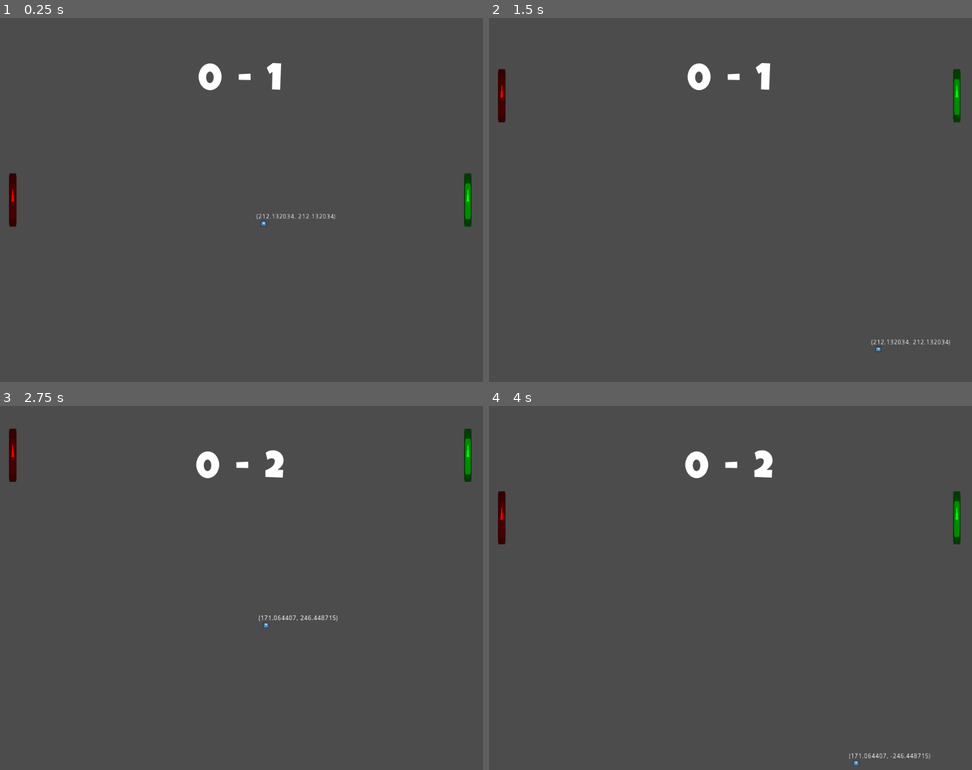
Above: before the commit, frames 1-4 (two rows, left to right).
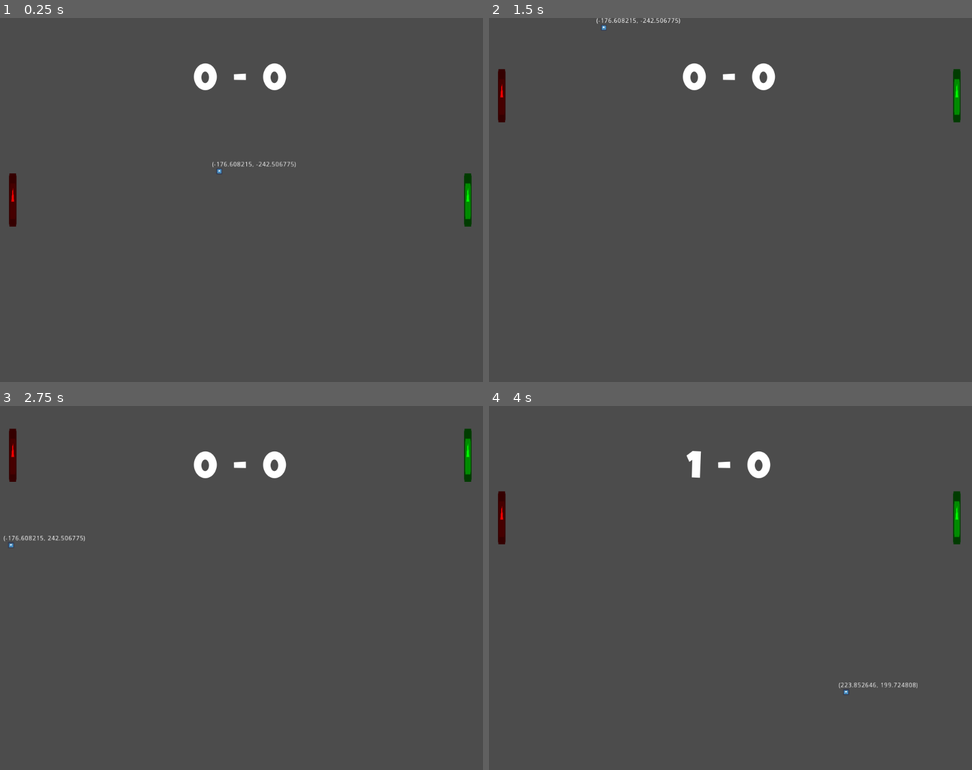
Above: after the commit, the same moments.

Repository: lpabion/pong-revival
Game: Godot game, scene res://main/Main.tscn
Same seed, same stepped clock (60 frames per second), same inputs: the game is played once before the commit and once after it. The engine's default icon, where the game draws it, is replaced by a stand-in: a white triangle on a blue panel in a dark square.
Inputs:
- Up to frame 1 (0.25 s): no input
- Up to frame 2 (1.5 s): hold Up (ui_up) 0.53-1.28 s; hold Down (ui_down) from 1.28 s (still down)
- Up to frame 3 (2.75 s): release Down (ui_down) at 2.03 s; hold Up (ui_up) from 2.03 s (still down)
- Up to frame 4 (4 s): release Up (ui_up) at 3.53 s; hold Down (ui_down) from 3.53 s (still down)

The runs differ from the first frame. In frame 1, 0.7% of the frame differs, in the area x 40-70%, y 12-57%; in frame 2, 0.7%; in frame 3, 0.6%; in frame 4, 0.7%, in the area x 40-92%, y 12-99%.

Commit message:
fixed score bug

Diff:
--- a/Main.gd
+++ b/Main.gd
@@ -3,6 +3,7 @@
 var score := [0, 0]
 var Racket := preload("res://racket/racket.tscn")
 var Goal := preload("res://goal/Goal.tscn")
+var _screen_size := Vector2.ZERO
 
 
 func _init():
@@ -10,6 +11,7 @@
 
 
 func _ready():
+    _screen_size = get_viewport_rect().size
     spawn_rackets()
     spawn_walls()
 
@@ -17,22 +19,24 @@
 func spawn_walls():
     var top_wall := StaticBody2D.new()
     var top_wall_poly := CollisionPolygon2D.new()
-    top_wall_poly.polygon = PoolVector2Array([Vector2(0, 0), Vector2(0, -16), Vector2(1024, -16), Vector2(1024, 0)])
+    top_wall_poly.polygon = PoolVector2Array([Vector2(0, 0), Vector2(0, -16), Vector2(_screen_size.x, -16), Vector2(_screen_size.x, 0)])
     top_wall.add_child(top_wall_poly)
+    top_wall.name = "top_wall"
     self.add_child(top_wall)
 
     var bottom_wall := StaticBody2D.new()
     var bottom_wall_poly := CollisionPolygon2D.new()
-    bottom_wall_poly.polygon = PoolVector2Array([Vector2(0, 768), Vector2(1024, 768), Vector2(1024, 768), Vector2(0, 768)])
+    bottom_wall_poly.polygon = PoolVector2Array([Vector2(0, _screen_size.y), Vector2(_screen_size.x, _screen_size.y), Vector2(_screen_size.x, 768), Vector2(0, _screen_size.y)])
     bottom_wall.add_child(bottom_wall_poly)
+    bottom_wall.name = "borrom_wall"
     self.add_child(bottom_wall)
 
 
 func spawn_rackets():
     var player_racket := Racket.instance()
-    player_racket.initialize(Vector2(32, 384), Color(1, 0, 0))
+    player_racket.initialize(Vector2(32, _screen_size.y / 2), Color(1, 0, 0))
     self.add_child(player_racket)
 
     var ai_racket := Racket.instance()
-    ai_racket.initialize(Vector2(992, 384), Color(0, 1, 0))
+    ai_racket.initialize(Vector2(992, _screen_size.y / 2), Color(0, 1, 0))
     self.add_child(ai_racket)
--- a/ball/ball.gd
+++ b/ball/ball.gd
@@ -1,6 +1,7 @@
 extends KinematicBody2D
 
-var initial_position := Vector2(1024 / 2, 768 / 2)
+var _screen_size := Vector2.ZERO
+var initial_position := Vector2.ZERO
 var initial_ball_speed := 300
 var ball_speed := initial_ball_speed
 var hit_counter := 0
@@ -10,46 +11,39 @@
 
 
 func _ready():
+    _screen_size = get_viewport_rect().size
+    initial_position = Vector2(_screen_size.x / 2, _screen_size.y / 2)
     position = initial_position
     starting_velocity = get_initial_ball_velocity()
     ball_velocity = starting_velocity.normalized() * ball_speed
 
 
-func random_number(min_val: int, max_val: int) -> int:
-    var value := randi() % (max_val - min_val + 1) + min_val
+func random_number(min_val: float, max_val: float) -> float:
+    var value := rand_range(min_val, max_val)
     return value
 
 
 func get_initial_ball_velocity() -> Vector2:
-    var x_flip_coin := random_number(-1, 1)
+    var x_flip_coin := random_number(-1.0, 1.0)
 
     if x_flip_coin < 0:
         x_flip_coin = -1
     else:
         x_flip_coin = 1
 
-    return Vector2(random_number(100,200), random_number(100, 200)) * x_flip_coin
+    return Vector2(int(random_number(100.0,200.0)), int(random_number(100.0, 200.0))) * x_flip_coin
 
 
 func _physics_process(delta):
     $ball_stats.text = str(ball_velocity)
-
     var collision := move_and_collide(ball_velocity * delta)
 
     if collision:
         ball_velocity = ball_velocity.bounce(collision.normal)
         if collision.collider.is_in_group("rackets"):
-            var y := ball_velocity.y / 2 +  collision.collider_velocity.y
+            var y := ball_velocity.y / 3 +  collision.collider_velocity.y
             hit_counter += 1
             ball_velocity = Vector2(ball_velocity.x, y).normalized() * (ball_speed + hit_counter * speed_bonus_hit_counter)
-
-#    if position.x > 1024:
-#        get_parent().score[0] += 1
-#        reset()
-#
-#    if position.x < 0:
-#       get_parent().score[1] += 1
-#       reset()
 
 
 func reset():
@@ -60,12 +54,10 @@
 
 
 func _on_left_goal_body_entered(body: Node) -> void:
-    print("goal left")
     get_parent().score[0] += 1
     reset()
 
 
 func _on_right_goal_body_entered(body: Node) -> void:
-    print("goal right")
     get_parent().score[1] += 1
     reset()
--- a/goal/Goal.gd
+++ b/goal/Goal.gd
@@ -1,4 +1,6 @@
 extends Area2D
+
+class_name Goal
 
 const SHAPE_WIDTH := 16
 const ROTATION_ANGLE := 90
@@ -17,6 +19,6 @@
 
     match goal_side:
         GOAL.LEFT:
-            $GoalShape.position = Vector2(-SHAPE_WIDTH, _screen_size.x / 2)
+            $GoalShape.position = Vector2(-SHAPE_WIDTH - 1, _screen_size.x / 2)
         GOAL.RIGHT:
-            $GoalShape.position = Vector2(SHAPE_WIDTH + _screen_size.x, _screen_size.x / 2)
+            $GoalShape.position = Vector2(SHAPE_WIDTH + _screen_size.x + 1, _screen_size.x / 2)
--- a/main/Main.tscn
+++ b/main/Main.tscn
@@ -12,6 +12,13 @@
 
 [node name="Main" type="Node2D"]
 script = ExtResource( 1 )
+
+[node name="Goals" type="Node" parent="."]
+
+[node name="left_goal" parent="Goals" instance=ExtResource( 2 )]
+
+[node name="right_goal" parent="Goals" instance=ExtResource( 2 )]
+goal_side = 1
 
 [node name="Ball" parent="." instance=ExtResource( 4 )]
 position = Vector2( 512, 384 )
@@ -28,12 +35,5 @@
 __meta__ = {
 "_edit_use_anchors_": false
 }
-
-[node name="Goals" type="Node" parent="."]
-
-[node name="left_goal" parent="Goals" instance=ExtResource( 2 )]
-
-[node name="right_goal" parent="Goals" instance=ExtResource( 2 )]
-goal_side = 1
 [connection signal="body_entered" from="Goals/left_goal" to="Ball" method="_on_left_goal_body_entered"]
 [connection signal="body_entered" from="Goals/right_goal" to="Ball" method="_on_right_goal_body_entered"]
--- a/project.godot
+++ b/project.godot
@@ -8,9 +8,14 @@
 
 config_version=4
 
-_global_script_classes=[  ]
+_global_script_classes=[ {
+"base": "Area2D",
+"class": "Goal",
+"language": "GDScript",
+"path": "res://goal/Goal.gd"
+} ]
 _global_script_class_icons={
-
+"Goal": ""
 }
 
 [application]
